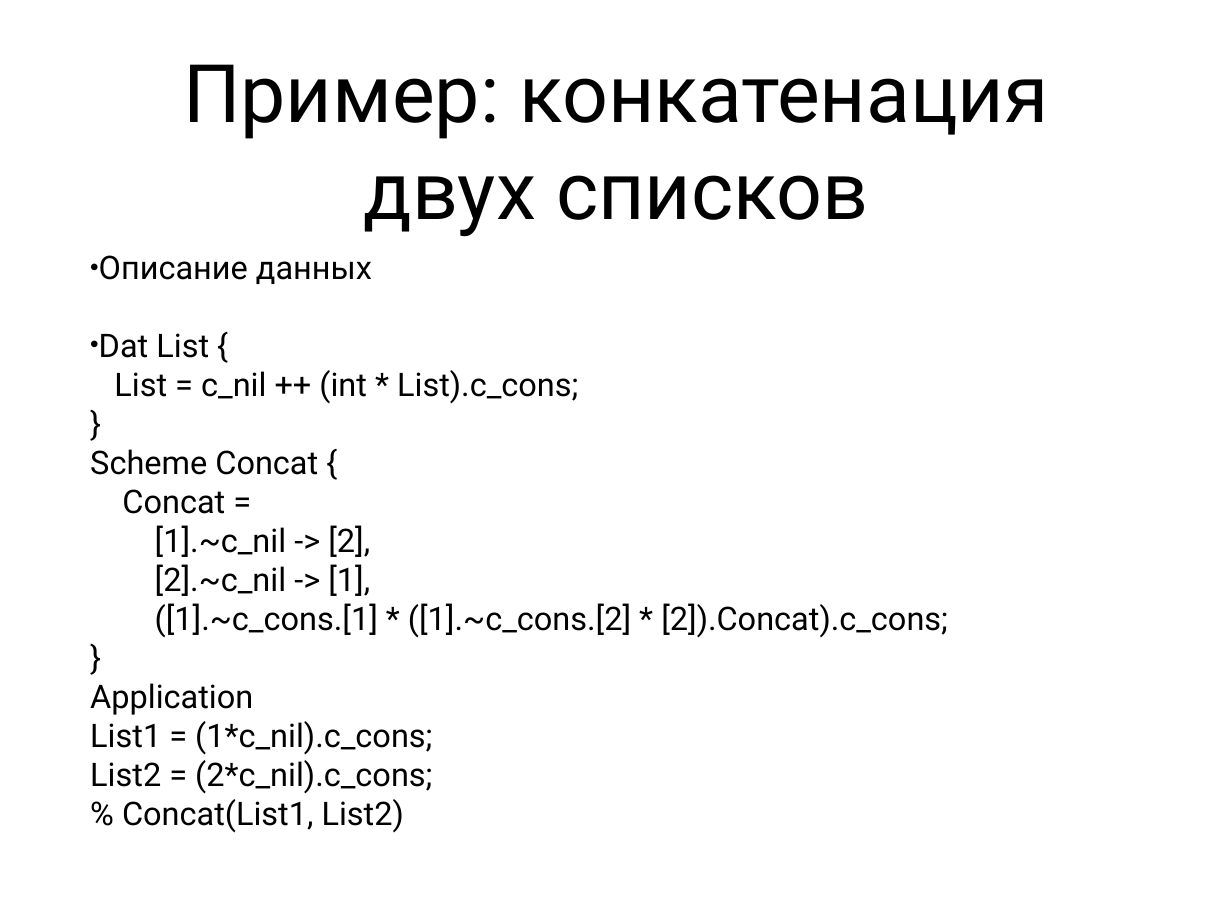
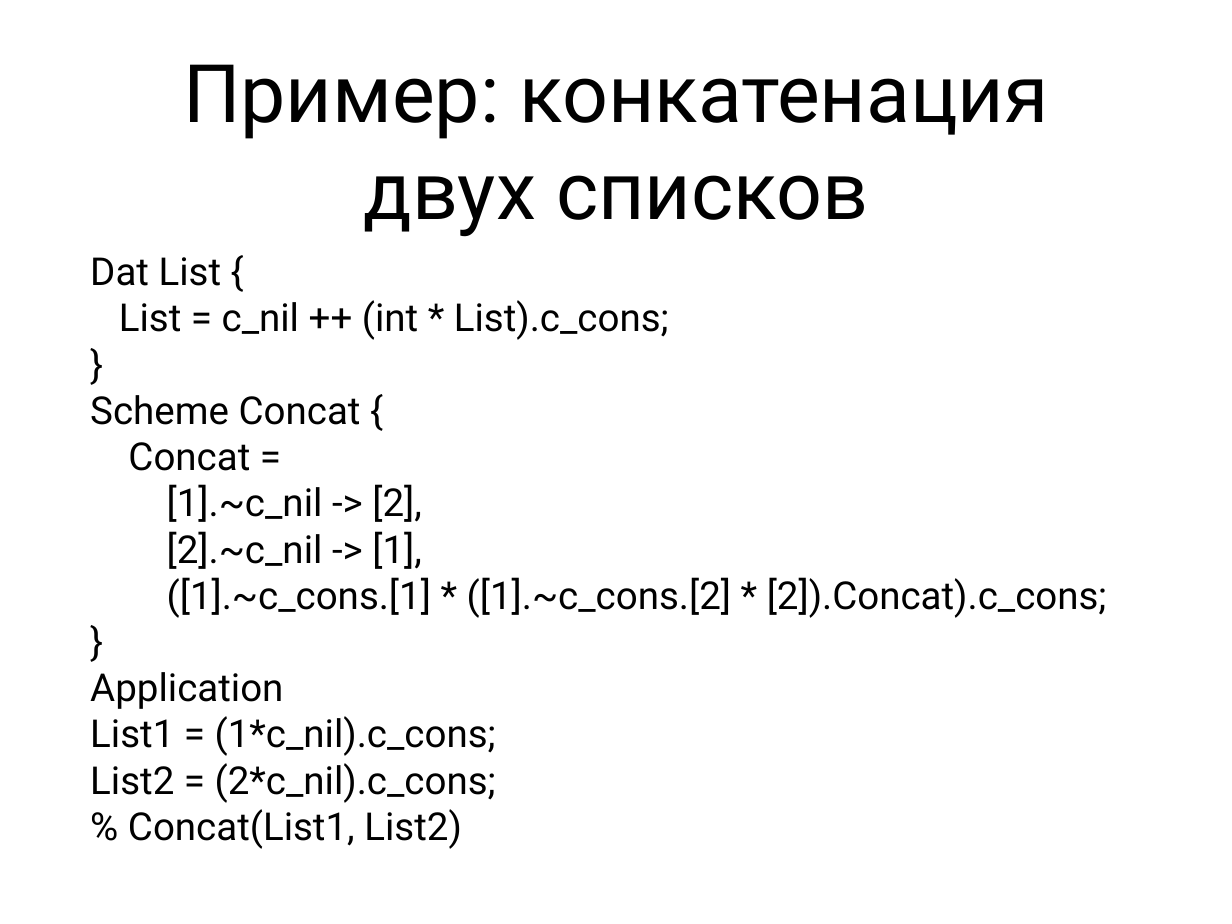
Before and after one commit to Zumisha/Parallel-Programming, a slide deck: slide 29 of Документация/fptl.ppt (slide 30 before the commit). Drawn at 1232x924 pixels with LibreOffice and Linux fonts; fonts in the diff are those of the drawing. Boxes give left, top, right and bottom in pixels: in the first picture for what was removed or moved away, otherwise in the second. Text is boxed around its words. In the diff, an @@ line names an element or a change of style, - is before the commit and + after.

```diff
--- a/Документация/fptl.ppt
+++ b/Документация/fptl.ppt
@@ text "Dat List { List = ..." at bbox=[90, 257, 1107, 849]: size 27 to 32 pt; bullet • to none @@
@@ text at bbox=[99, 255, 372, 284]: paragraph removed @@
-• Описание данных
```
Also in this commit, not shown: 26 other slides changed, 1 slide removed, 1 other file.
